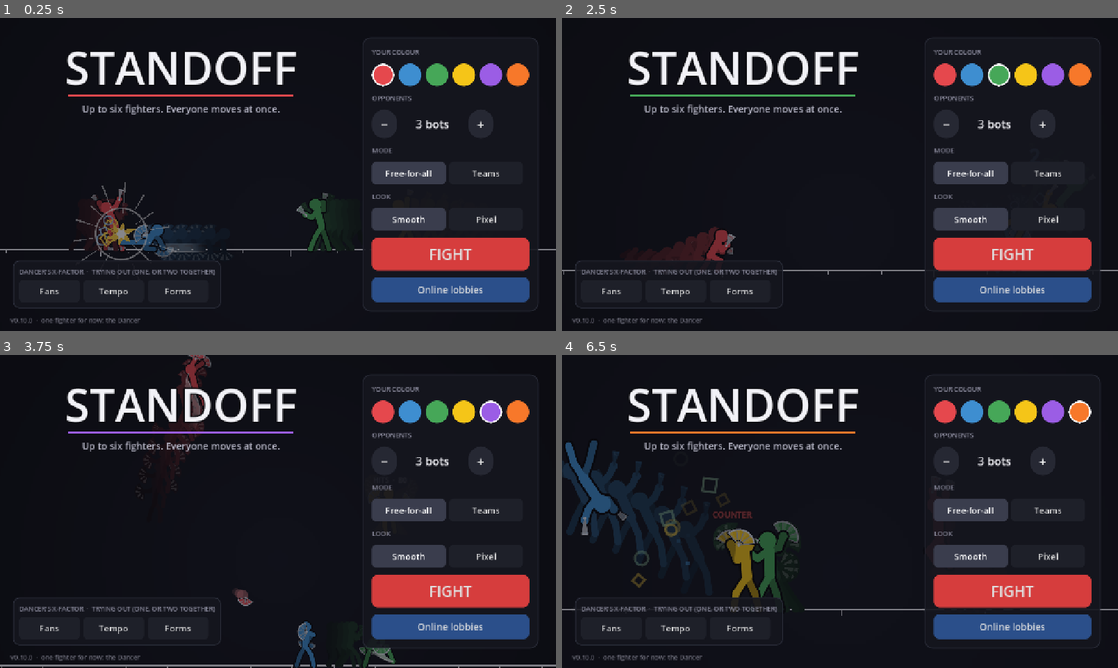
Above: before the commit, frames 1-4 (two rows, left to right).
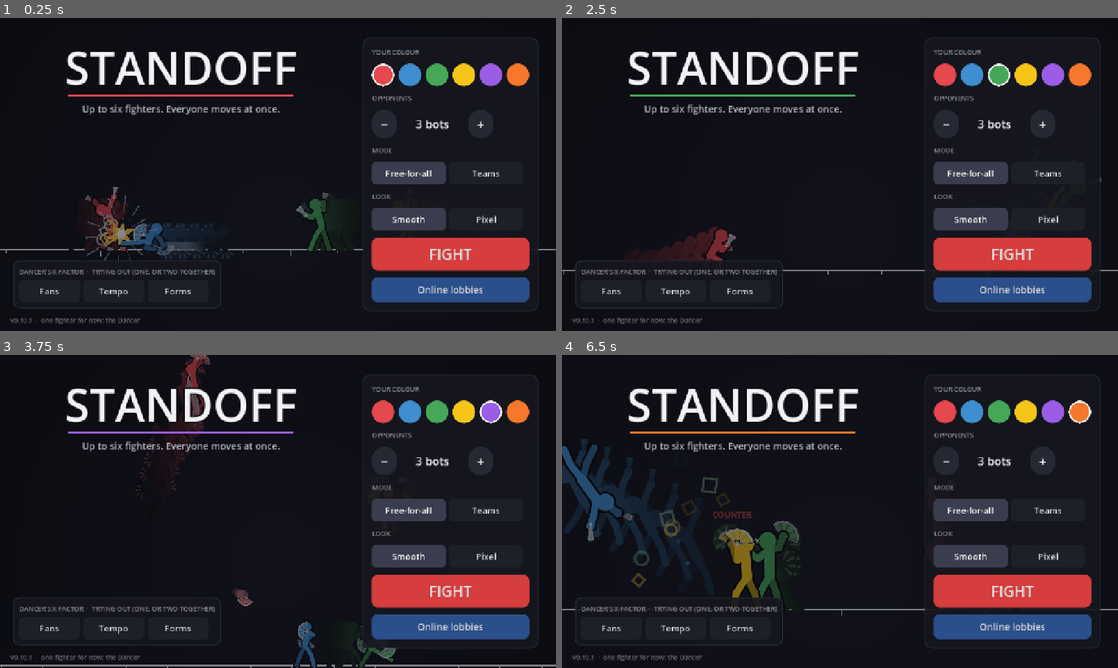
Above: after the commit, the same moments.

Repository: Veriduim/standoff
Game: Godot game, scene res://scenes/main.tscn
The game is run twice, just before and just after one commit, with the same random seed, the same clock (stepped at 60 frames per second) and the same inputs.
Inputs (mouse positions are in pixels of both pictures, inside the frame that each line leads up to):
- Up to frame 1 (0.25 s): no input
- Up to frame 2 (2.5 s): click (945, 74) at 0.52 s; click (973, 74) at 1.27 s; click (1001, 74) at 2.02 s
- Up to frame 3 (3.75 s): click (461, 411) at 2.77 s; click (489, 411) at 3.52 s
- Up to frame 4 (6.5 s): click (1079, 411) at 4.27 s; click "−" at 5 s; click "+" at 5.75 s

The runs differ from the first frame. In frame 1, 0.9% of the frame differs, in the area x 5-64%, y 52-98%; in frame 2, less than 0.1%; in frame 3, 0.4%; in frame 4, 1.9%, in the area x 0-43%, y 26-98%.

Commit message:
0.10.1: animation pass - YOMI-style extreme poses, a real ground wave, no big white impact circles (Timmy 22:53 "what is the ground wave? ... a graphical improvement overall"; 22:57 "I dont love the massive white circle thing")
- from YOMI's moves frame by frame (study only): the key poses redrawn at full-body extremes, same limb lengths - Sweep a
  split along the floor, Side / front kicks tipped right back, Straight a deep lunge, Uppercut on tiptoe at full
  stretch, Axe Kick straight up then slammed down, Flash Kick arched, the hit reaction thrown back, the slam deeper;
  Poses.exaggerate eased (x1.2 / x1.06) now the poses carry it
- Ground Ripple: a shockwave dome of wind running along the floor (three shells, a bright crest, streaks behind) kicking
  up dust
- impacts: the big white shockwave ring on hard hits is gone (impact lines in the hitter's colour instead); the bounce /
  wall rings small and grey
- dev: --moveshots snaps by the game's own ticks, plays on through stops, @gap for the start distance

Co-Authored-By: Claude Opus 5.5 <noreply@anthropic.com>
Claude-Session: https://claude.ai/code/session_019cpLLa1bA2ND22yfhrkoYF

Diff:
--- a/project.godot
+++ b/project.godot
@@ -11,7 +11,7 @@
 [application]
 
 config/name="Standoff"
-config/version="0.10.0"
+config/version="0.10.1"
 config/icon="res://assets/icon.png"
 run/main_scene="res://scenes/main.tscn"
 config/features=PackedStringArray("4.7", "GL Compatibility")
--- a/scripts/dev/move_shots.gd
+++ b/scripts/dev/move_shots.gd
@@ -1,6 +1,7 @@
 extends Node
 ## Dev: any moves as they play - one on one, the other standing still; for each move a strip of frames through it.
-##   godot --path . -- --moveshots=<dir>:<move>,<move>...   ->  <dir>/<move>.png (a strip of 5 frames)
+##   godot --path . -- --moveshots=<dir>:<move>,<move>@<gap>...   ->  <dir>/<move>.png (a strip of 5 frames; @gap: how
+##   far apart they start, 90 if not given)
 
 
 class Still extends Bot:
@@ -17,20 +18,29 @@
 	var out := arg.get_slice(":", 0) + ":" + arg.get_slice(":", 1) if arg.get_slice_count(":") > 2 else arg.get_slice(":", 0)
 	var list := arg.get_slice(":", arg.get_slice_count(":") - 1).split(",", false)
 	DirAccess.make_dir_recursive_absolute(out)
-	for mid in list:
+	for item in list:
+		var mid := item.get_slice("@", 0)
+		var gap := float(item.get_slice("@", 1)) if item.contains("@") else 90.0
 		game.start_local(1, "ffa", 0)
 		game.bots[1] = Still.new()
 		game.sim.fighters[1].burst = 0
-		game.sim.fighters[0].pos = Vector2(-45.0, 0.0)
-		game.sim.fighters[1].pos = Vector2(45.0, 0.0)
+		game.sim.fighters[0].pos = Vector2(-gap / 2.0, 0.0)
+		game.sim.fighters[1].pos = Vector2(gap / 2.0, 0.0)
 		game.sim.fighters[0].facing = 1
 		game.sim.fighters[1].facing = -1
 		game.stage.show_tick(game.sim.record(), [], game.sim.record_shots())
 		await _wait(20)
+		var t0: int = game.sim.tick
 		game._commit({"move": mid, "x": 1.0})
 		var shots: Array[Image] = []
-		for k in 5:
-			await _wait(5)
+		for k in 5:   # (by the game's own ticks: 6, 12, 18, 24, 30 into the move - off-screen frames run faster)
+			for _i in 600:
+				var shown: int = game._first_tick + game._shown
+				if shown >= t0 + 6 * (k + 1) or game.phase == "over":
+					break
+				if game.phase == "pick":   # (a stop for a pick: carry on as you are)
+					game._commit({"move": "hold"})
+				await get_tree().process_frame
 			await RenderingServer.frame_post_draw
 			shots.append(get_viewport().get_texture().get_image())
 		var w := shots[0].get_width() / 2
--- a/scripts/ui/fx.gd
+++ b/scripts/ui/fx.gd
@@ -89,8 +89,8 @@
 			splash(0.5, at)
 			freeze(0.18, victim)
 			kick(4.0)
-		"bounce":   # (off the ground: a flat shockwave and dust)
-			_add("shock", at, Vector2.ZERO, 0.25, Color.WHITE, 70.0)
+		"bounce":   # (off the ground: a flat shockwave and dust - small and grey, 22:57 no massive white circles)
+			_add("shock", at, Vector2.ZERO, 0.22, Color("#9a9daa"), 38.0)
 			for i in 10:
 				var side := 1.0 if i % 2 == 0 else -1.0
 				_add("chip", at, Vector2(side * _rng.randf_range(150.0, 360.0), _rng.randf_range(-260.0, -80.0)),
@@ -145,7 +145,7 @@
 			splash(0.6, at)
 			freeze(0.4, -1)
 		"wall":   # (launched into the wall and off it)
-			_add("shock", at, Vector2.ZERO, 0.22, Color.WHITE, 56.0)
+			_add("shock", at, Vector2.ZERO, 0.2, Color("#9a9daa"), 34.0)
 			_add("spokes", at, Vector2.ZERO, 0.14, Color.WHITE, 40.0)
 			for i in 6:
 				_add("chip", at, Vector2(-face * _rng.randf_range(150.0, 380.0), _rng.randf_range(-300.0, 80.0)),
@@ -159,9 +159,9 @@
 				_add("text", at + Vector2(0, -40), Vector2(0, -50), 0.42, Color("#ff5d5d"), 17.0)   # (small - they're common)
 				parts[-1]["txt"] = "COUNTER"
 				flash[victim] = 0.08
-			if dmg >= 30:   # (a hard one: the shockwave, impact lines, the one hit flashes white)
-				_add("shock", at, Vector2.ZERO, 0.24, Color.WHITE, 62.0 * s)
-				_add("spokes", at, Vector2.ZERO, 0.14, Color.WHITE, 46.0 * s)
+			if dmg >= 30:   # (a hard one: impact lines in the hitter's colour, the one hit flashes white - no big white
+				# ring any more: 22:57 "I dont love the massive white circle thing")
+				_add("spokes", at, Vector2.ZERO, 0.14, by.lightened(0.55), 34.0 * s)
 				flash[victim] = 0.06
 			if dmg >= 45:
 				splash(0.35, at)
--- a/scripts/ui/poses.gd
+++ b/scripts/ui/poses.gd
@@ -85,9 +85,7 @@
 	"jab_wind": {"head": [2, -91], "neck": [0, -79], "hip": [0, -46], "elbow_f": [4, -66], "hand_f": [10, -76],
 		"elbow_b": [-6, -62], "hand_b": [6, -72], "knee_f": [14, -24], "foot_f": [20, 0], "knee_b": [-10, -24],
 		"foot_b": [-18, 0]},
-	"jab_hit": {"head": [10, -90], "neck": [8, -78], "hip": [2, -45], "elbow_f": [34, -80], "hand_f": [58, -82],
-		"elbow_b": [-2, -62], "hand_b": [10, -70], "knee_f": [18, -24], "foot_f": [24, 0], "knee_b": [-8, -24],
-		"foot_b": [-18, 0]},
+	"jab_hit": {"head": [22, -85], "neck": [16, -74], "hip": [4, -44], "elbow_f": [38, -76], "hand_f": [60, -78], "elbow_b": [2, -60], "hand_b": [12, -68], "knee_f": [20, -22], "foot_f": [28, 0], "knee_b": [-12, -22], "foot_b": [-26, 0]},
 	"heavy_wind": {"head": [-6, -90], "neck": [-6, -78], "hip": [0, -46], "elbow_f": [-20, -68], "hand_f": [-30, -80],
 		"elbow_b": [8, -64], "hand_b": [18, -74], "knee_f": [16, -24], "foot_f": [24, 0], "knee_b": [-10, -24],
 		"foot_b": [-20, 0]},
@@ -103,45 +101,23 @@
 	"kick_wind": {"head": [-4, -90], "neck": [-2, -78], "hip": [0, -46], "elbow_f": [10, -66], "hand_f": [18, -78],
 		"elbow_b": [-12, -62], "hand_b": [-4, -72], "knee_f": [20, -54], "foot_f": [16, -32], "knee_b": [-8, -24],
 		"foot_b": [-12, 0]},
-	"kick_hit": {"head": [-12, -86], "neck": [-8, -76], "hip": [0, -48], "elbow_f": [4, -66], "hand_f": [12, -76],
-		"elbow_b": [-20, -64], "hand_b": [-28, -72], "knee_f": [30, -58], "foot_f": [60, -62], "knee_b": [-6, -24],
-		"foot_b": [-10, 0]},
+	"kick_hit": {"head": [-24, -88], "neck": [-18, -78], "hip": [0, -50], "elbow_f": [-2, -70], "hand_f": [8, -80], "elbow_b": [-36, -70], "hand_b": [-46, -62], "knee_f": [24, -58], "foot_f": [50, -66], "knee_b": [-6, -26], "foot_b": [-10, 0]},
 	"spin1": {"head": [8, -84], "neck": [6, -74], "hip": [0, -48], "elbow_f": [20, -70], "hand_f": [28, -64],
 		"elbow_b": [-12, -70], "hand_b": [-20, -64], "knee_f": [8, -24], "foot_f": [10, 0], "knee_b": [-30, -62],
 		"foot_b": [-58, -70]},
-	"spin2": {"head": [-8, -84], "neck": [-6, -74], "hip": [0, -48], "elbow_f": [12, -70], "hand_f": [20, -64],
-		"elbow_b": [-20, -70], "hand_b": [-28, -64], "knee_f": [30, -62], "foot_f": [58, -70], "knee_b": [-8, -24],
-		"foot_b": [-10, 0]},
-	"slam": {"head": [14, -64], "neck": [10, -54], "hip": [0, -32], "elbow_f": [26, -34], "hand_f": [34, -6],
-		"elbow_b": [16, -32], "hand_b": [22, -6], "knee_f": [20, -18], "foot_f": [24, 0], "knee_b": [-12, -16],
-		"foot_b": [-22, 0]},
-	"straight": {"head": [14, -88], "neck": [10, -77], "hip": [2, -45], "elbow_f": [42, -80], "hand_f": [70, -82],
-		"elbow_b": [-6, -64], "hand_b": [2, -72], "knee_f": [22, -24], "foot_f": [32, 0], "knee_b": [-10, -22],
-		"foot_b": [-26, 0]},
-	"low_kick": {"head": [-6, -86], "neck": [-4, -75], "hip": [0, -42], "elbow_f": [10, -62], "hand_f": [18, -72],
-		"elbow_b": [-14, -60], "hand_b": [-6, -70], "knee_f": [28, -24], "foot_f": [58, -18], "knee_b": [-8, -22],
-		"foot_b": [-14, 0]},
-	"side_kick": {"head": [-20, -80], "neck": [-14, -70], "hip": [0, -50], "elbow_f": [-2, -64], "hand_f": [6, -72],
-		"elbow_b": [-26, -62], "hand_b": [-34, -70], "knee_f": [34, -56], "foot_f": [78, -56], "knee_b": [-6, -24],
-		"foot_b": [-12, 0]},
-	"uppercut": {"head": [10, -96], "neck": [8, -84], "hip": [2, -48], "elbow_f": [26, -96], "hand_f": [30, -122],
-		"elbow_b": [-8, -66], "hand_b": [2, -74], "knee_f": [16, -26], "foot_f": [22, 0], "knee_b": [-8, -24],
-		"foot_b": [-16, 0]},
-	"sweep": {"head": [-20, -50], "neck": [-14, -42], "hip": [0, -20], "elbow_f": [-8, -24], "hand_f": [-16, -6],
-		"elbow_b": [-24, -26], "hand_b": [-30, -6], "knee_f": [40, -12], "foot_f": [82, -8], "knee_b": [-4, -6],
-		"foot_b": [-16, 0]},
-	"axe_up": {"head": [-10, -86], "neck": [-8, -76], "hip": [0, -48], "elbow_f": [8, -68], "hand_f": [16, -78],
-		"elbow_b": [-22, -64], "hand_b": [-28, -74], "knee_f": [18, -84], "foot_f": [30, -122], "knee_b": [-6, -24],
-		"foot_b": [-12, 0]},
-	"axe_down": {"head": [10, -82], "neck": [8, -72], "hip": [0, -46], "elbow_f": [22, -62], "hand_f": [26, -50],
-		"elbow_b": [-10, -60], "hand_b": [-18, -50], "knee_f": [36, -40], "foot_f": [50, -6], "knee_b": [-8, -24],
-		"foot_b": [-16, 0]},
+	"spin2": {"head": [-18, -84], "neck": [-12, -76], "hip": [0, -50], "elbow_f": [8, -72], "hand_f": [18, -66], "elbow_b": [-30, -72], "hand_b": [-42, -66], "knee_f": [26, -56], "foot_f": [52, -60], "knee_b": [-6, -26], "foot_b": [-10, 0]},
+	"slam": {"head": [30, -52], "neck": [20, -46], "hip": [2, -26], "elbow_f": [34, -26], "hand_f": [44, -4], "elbow_b": [24, -28], "hand_b": [34, -4], "knee_f": [22, -14], "foot_f": [24, 0], "knee_b": [-12, -12], "foot_b": [-26, 0]},
+	"straight": {"head": [28, -80], "neck": [20, -70], "hip": [4, -40], "elbow_f": [44, -74], "hand_f": [66, -74], "elbow_b": [6, -62], "hand_b": [-8, -54], "knee_f": [26, -22], "foot_f": [36, 0], "knee_b": [-14, -20], "foot_b": [-36, 0]},
+	"low_kick": {"head": [-16, -80], "neck": [-12, -70], "hip": [0, -40], "elbow_f": [6, -62], "hand_f": [14, -72], "elbow_b": [-28, -58], "hand_b": [-38, -50], "knee_f": [24, -22], "foot_f": [50, -12], "knee_b": [-8, -20], "foot_b": [-16, 0]},
+	"side_kick": {"head": [-36, -82], "neck": [-26, -74], "hip": [0, -52], "elbow_f": [-40, -64], "hand_f": [-50, -52], "elbow_b": [-34, -92], "hand_b": [-46, -100], "knee_f": [26, -54], "foot_f": [52, -56], "knee_b": [-6, -27], "foot_b": [-10, 0]},
+	"uppercut": {"head": [12, -100], "neck": [8, -88], "hip": [2, -54], "elbow_f": [20, -106], "hand_f": [26, -128], "elbow_b": [-12, -74], "hand_b": [-20, -62], "knee_f": [12, -30], "foot_f": [16, -4], "knee_b": [-10, -30], "foot_b": [-20, -10]},
+	"sweep": {"head": [-34, -50], "neck": [-26, -40], "hip": [-6, -16], "elbow_f": [-14, -30], "hand_f": [-8, -18], "elbow_b": [-34, -22], "hand_b": [-42, -2], "knee_f": [20, -8], "foot_f": [46, -2], "knee_b": [8, -4], "foot_b": [-14, -2]},
+	"axe_up": {"head": [-16, -94], "neck": [-12, -82], "hip": [0, -50], "elbow_f": [4, -74], "hand_f": [14, -82], "elbow_b": [-28, -70], "hand_b": [-40, -76], "knee_f": [8, -74], "foot_f": [14, -100], "knee_b": [-4, -26], "foot_b": [-8, 0]},
+	"axe_down": {"head": [20, -80], "neck": [14, -70], "hip": [0, -40], "elbow_f": [30, -58], "hand_f": [36, -46], "elbow_b": [-6, -60], "hand_b": [-20, -56], "knee_f": [24, -26], "foot_f": [46, -12], "knee_b": [-12, -20], "foot_b": [-24, 0]},
 	"knee": {"head": [14, -90], "neck": [10, -78], "hip": [0, -48], "elbow_f": [22, -66], "hand_f": [16, -82],
 		"elbow_b": [-6, -64], "hand_b": [4, -80], "knee_f": [28, -66], "foot_f": [12, -44], "knee_b": [-8, -26],
 		"foot_b": [-22, -6]},
-	"flash_kick": {"head": [-18, -90], "neck": [-12, -80], "hip": [0, -56], "elbow_f": [-2, -96], "hand_f": [-8, -112],
-		"elbow_b": [-30, -84], "hand_b": [-40, -96], "knee_f": [22, -96], "foot_f": [34, -140], "knee_b": [-6, -30],
-		"foot_b": [-10, -4]},
+	"flash_kick": {"head": [-34, -90], "neck": [-22, -86], "hip": [0, -62], "elbow_f": [-30, -70], "hand_f": [-40, -58], "elbow_b": [-40, -96], "hand_b": [-52, -104], "knee_f": [16, -84], "foot_f": [26, -110], "knee_b": [-8, -38], "foot_b": [-12, -14]},
 	"roll": {"head": [12, -34], "neck": [6, -38], "hip": [-12, -26], "elbow_f": [16, -22], "hand_f": [6, -14],
 		"elbow_b": [-4, -18], "hand_b": [-14, -14], "knee_f": [6, -42], "foot_f": [-4, -30], "knee_b": [-4, -40],
 		"foot_b": [-16, -32]},
@@ -151,9 +127,7 @@
 	"burst": {"head": [0, -98], "neck": [0, -86], "hip": [0, -50], "elbow_f": [24, -98], "hand_f": [44, -112],
 		"elbow_b": [-24, -98], "hand_b": [-44, -112], "knee_f": [18, -26], "foot_f": [34, -4], "knee_b": [-18, -26],
 		"foot_b": [-34, -4]},
-	"hurt": {"head": [-14, -86], "neck": [-10, -76], "hip": [0, -46], "elbow_f": [8, -84], "hand_f": [16, -96],
-		"elbow_b": [-24, -80], "hand_b": [-30, -94], "knee_f": [10, -24], "foot_f": [14, 0], "knee_b": [-12, -22],
-		"foot_b": [-20, -2]},
+	"hurt": {"head": [-24, -82], "neck": [-14, -74], "hip": [-2, -44], "elbow_f": [-2, -90], "hand_f": [6, -104], "elbow_b": [-30, -84], "hand_b": [-40, -96], "knee_f": [10, -22], "foot_f": [16, 0], "knee_b": [-12, -22], "foot_b": [-24, -4]},
 	"down": {"head": [-44, -8], "neck": [-32, -8], "hip": [0, -8], "elbow_f": [-20, -18], "hand_f": [-8, -24],
 		"elbow_b": [-28, -2], "hand_b": [-16, 0], "knee_f": [18, -14], "foot_f": [36, -6], "knee_b": [18, -4],
 		"foot_b": [38, 0]},
@@ -182,8 +156,8 @@
 ## How much further than drawn a pose swings from the stance (22:40 "Our movements are really small and unexpressive"):
 ## the body and arms by AMP, the legs by AMP_LEGS (a kick's foot stays near its hit's height), each bone at most
 ## AMP_MAX radians more; limbs keep their lengths, a foot on the floor stays on it.
-const AMP := 1.32
-const AMP_LEGS := 1.12
+const AMP := 1.2
+const AMP_LEGS := 1.06
 const AMP_MAX := 0.45
 const TREE := [["hip", "neck", 0], ["neck", "head", 0], ["neck", "elbow_f", 0], ["elbow_f", "hand_f", 0],
 	["neck", "elbow_b", 0], ["elbow_b", "hand_b", 0], ["hip", "knee_f", 1], ["knee_f", "foot_f", 1], ["hip", "knee_b", 1],
--- a/scripts/ui/stage_view.gd
+++ b/scripts/ui/stage_view.gd
@@ -82,6 +82,9 @@
 	var prev := frame
 	frame = rec
 	shots = flying
+	for sh: Array in flying:   # (the ground wave kicks up dust as it runs)
+		if str(sh[2]) == "ripple" and int(sh[6]) % 3 == 0:
+			fx.dust(Vector2(float(sh[0]), -2.0), 0.55, _tick_n * 7 + int(sh[6]))
 	if quiet:
 		fx.clear()
 		_spin.clear()
@@ -420,15 +423,34 @@
 					draw_circle(at + back * k, r * (0.8 - 0.12 * k), c, true, -1.0, true)
 			Stick.fan(self, at, Vector2.from_angle(spin), r, 0.9, colour_of(int(s[3])) if alpha >= 1.0 else col,
 					alpha >= 1.0)
-		"ripple":
-			var w := 26.0 * zoom
-			var h := (12.0 + 4.0 * sin(float(s[6]) * 0.6)) * zoom
-			var pts := PackedVector2Array()
-			for k in 9:
-				var u := float(k) / 8.0
-				pts.append(at + Vector2((u - 0.5) * 2.0 * w, -sin(u * PI) * h + 10.0 * zoom))
-			draw_polyline(pts, col, maxf(2.0, 6.0 * zoom), true)
-			draw_polyline(pts, Color(1, 1, 1, alpha * 0.9), maxf(1.0, 2.0 * zoom), true)
+		"ripple":   # (22:53 "what is the ground wave?" - a shockwave running along the floor off her fans' slam)
+			var floor_y := w2s(Vector2(0, 0)).y
+			var base := Vector2(at.x, floor_y)
+			var pulse := 0.85 + 0.15 * sin(float(s[6]) * 0.9)
+			var w := 46.0 * zoom
+			var h := 52.0 * zoom * pulse
+			for layer in 3:   # (a dome of wind: three shells, the outer faint)
+				var k := 1.0 - layer * 0.22
+				var dome := PackedVector2Array([base + Vector2(-w * k, 0)])
+				for n in 13:
+					var u := float(n) / 12.0
+					var x := (u * 2.0 - 1.0) * w * k
+					var y := -h * k * pow(maxf(0.0, 1.0 - pow(u * 2.0 - 1.0, 2.0)), 0.6)
+					dome.append(base + Vector2(x + dir * h * 0.25 * (1.0 - u) * k, y))
+				dome.append(base + Vector2(w * k, 0))
+				var c := col
+				c.a = alpha * (0.16 + 0.12 * layer)
+				draw_colored_polygon(dome, c)
+				var crest := col.lightened(0.45)
+				crest.a = alpha * (0.5 + 0.25 * layer)
+				draw_polyline(dome, crest, maxf(1.5, (2.0 + layer * 1.5) * zoom), true)
+			for k in 3:   # (streaks of wind trailing it, low)
+				var y0 := -(8.0 + k * 12.0) * zoom
+				var a0 := base + Vector2(-dir * (w * 0.6 + k * 8.0 * zoom), y0)
+				var a1 := a0 + Vector2(-dir * (40.0 + k * 14.0) * zoom, 0)
+				var sc := Color(1, 1, 1, alpha * (0.55 - k * 0.15))
+				draw_line(a0, a1, sc, maxf(1.0, 2.5 * zoom), true)
+			draw_line(base + Vector2(-w, 1), base + Vector2(w, 1), Color(1, 1, 1, alpha * 0.8), maxf(1.5, 3.0 * zoom), true)
 
 
 func _free(r: Array) -> bool:
--- a/scripts/version.gd
+++ b/scripts/version.gd
@@ -2,4 +2,4 @@
 extends RefCounted
 ## The game's version - the home screen shows it, and lobbies list it (only the same version can play together).
 
-const TAG := "0.10.0"
+const TAG := "0.10.1"
Not shown, changed: export_presets.cfg
